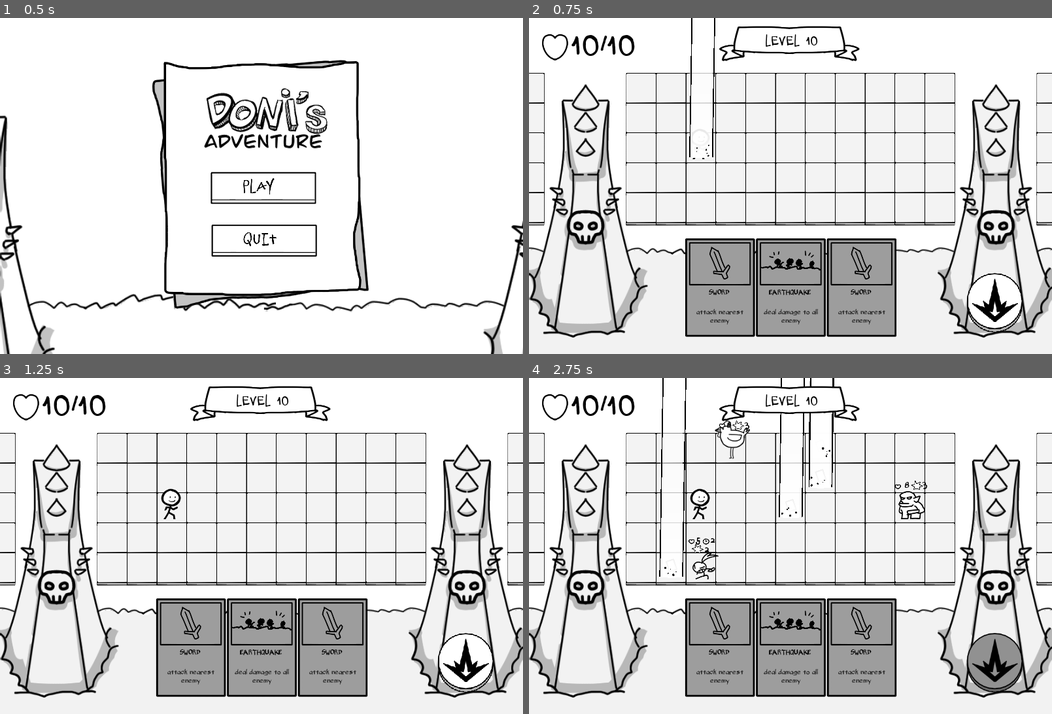
Above: before the commit, frames 1-4 (two rows, left to right).
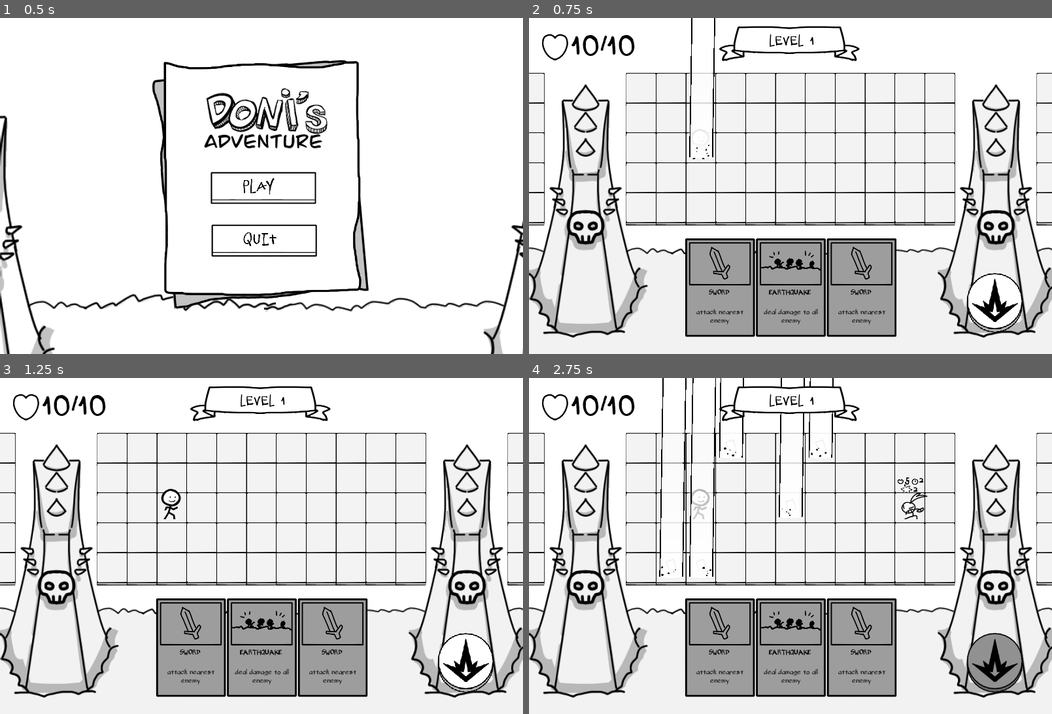
Above: after the commit, the same moments.

Repository: Frmeta/doni-adventure
Game: Godot game, scene res://scene/MainMenu.tscn
Same seed, same stepped clock (60 frames per second), same inputs: the game is played once before the commit and once after it. The engine's default icon, where the game draws it, is replaced by a stand-in: a white triangle on a blue panel in a dark square.
Inputs (mouse positions are in pixels of both pictures, inside the frame that each line leads up to):
- Up to frame 1 (0.5 s): no input
- Up to frame 2 (0.75 s): click "PLAY" at 0.5 s
- Up to frame 3 (1.25 s): no input
- Up to frame 4 (2.75 s): click (994, 663) at 1.25 s; move the mouse to (717, 660) at 2.02 s; click (717, 660) at 2.1 s

Frame 1 is identical in both runs. In frame 2, 0.2% of the frame differs, in the area x 45-56%, y 4-9%; in frame 3, 0.2%; in frame 4, 1.5%, in the area x 25-77%, y 0-60%.

Commit message:
set level to 1

Diff:
--- a/scene/Level.tscn
+++ b/scene/Level.tscn
@@ -149,7 +149,6 @@
 
 [node name="Level" type="Node2D"]
 script = ExtResource( 3 )
-current_level = 10
 
 [node name="Cam" parent="." instance=ExtResource( 12 )]
 
